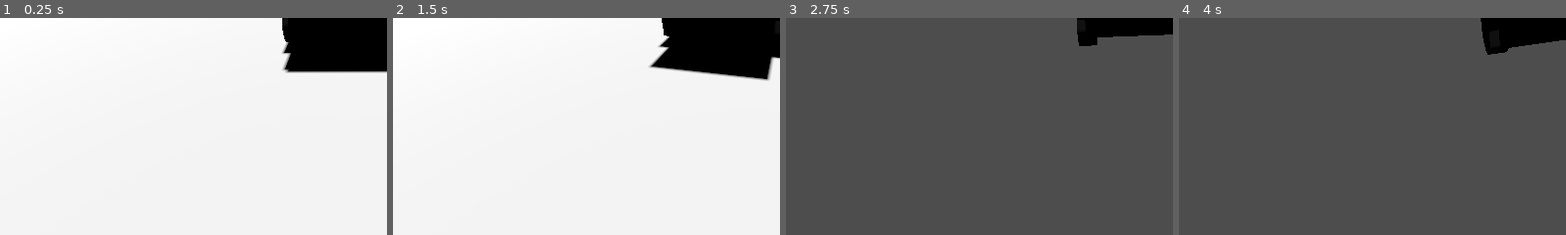
Above: before the commit, frames 1-4 (left to right).
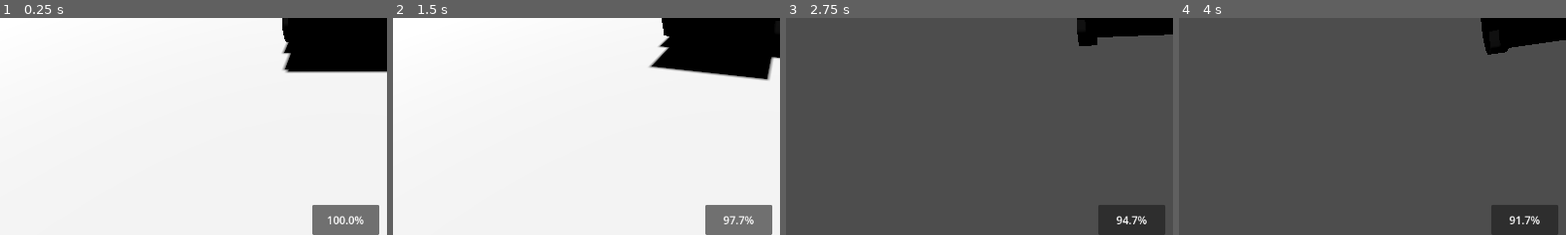
Above: after the commit, the same moments.

Repository: MilanVasko/ludum-dare-54
Game: Godot game, scene res://main.tscn
The game is run twice, just before and just after one commit, with the same random seed, the same clock (stepped at 60 frames per second) and the same inputs.
Inputs (mouse positions are % of the whole screen's width and height, from its top left):
- Up to frame 1 (0.25 s): no input
- Up to frame 2 (1.5 s): tap Enter at 0.5 s; move the mouse to (55, 50) at 0.52 s; hold W (forward) from 0.53 s (still down); move the mouse to (45, 50) at 1.27 s
- Up to frame 3 (2.75 s): keep holding W (forward); move the mouse to (52, 48) at 2.02 s
- Up to frame 4 (4 s): keep holding W (forward); move the mouse to (49, 52) at 2.77 s; tap Space (brake) at 3.5 s; move the mouse to (57, 51) at 3.52 s
The pictures show only the part of the screen within x 5-55%, y 50-100%; the shares and areas given below are measured in that part.

The runs differ from the first frame. In frame 1, 2.3% of the frame differs, in the area x 80-98%, y 86-100%; in frame 2, 2.3%; in frame 3, 2.3%; in frame 4, 2.3%.

Commit message:
Add fuel

Diff:
--- /dev/null
+++ b/fuel_tank/fuel_tank.gd
@@ -0,0 +1,17 @@
+extends Node
+
+const FUEL_PER_ENGINE_FORCE := 0.0001
+var current_fuel := 100.0
+
+func _ready() -> void:
+	set_fuel(current_fuel)
+
+func burn_fuel(engine_force: float) -> float:
+	var amount := absf(engine_force) * FUEL_PER_ENGINE_FORCE
+	var force_to_return := engine_force * minf(current_fuel / amount, 1.0)
+	set_fuel(current_fuel - amount)
+	return force_to_return
+
+func set_fuel(amount: float) -> void:
+	current_fuel = max(amount, 0.0)
+	get_tree().call_group("fuel_subscriber", "_on_fuel_changed", current_fuel)
--- /dev/null
+++ b/fuel_tank/fuel_tank.tscn
@@ -0,0 +1,6 @@
+[gd_scene load_steps=2 format=3 uid="uid://bpx461klduqmk"]
+
+[ext_resource type="Script" path="res://fuel_tank/fuel_tank.gd" id="1_cr7ae"]
+
+[node name="FuelTank" type="Node"]
+script = ExtResource("1_cr7ae")
--- a/hud/hud.tscn
+++ b/hud/hud.tscn
@@ -1,8 +1,9 @@
-[gd_scene load_steps=4 format=3 uid="uid://cd1dcvn41457k"]
+[gd_scene load_steps=5 format=3 uid="uid://cd1dcvn41457k"]
 
 [ext_resource type="PackedScene" uid="uid://baif8kyaxf76q" path="res://hud_time/time.tscn" id="1_q6un6"]
 [ext_resource type="PackedScene" uid="uid://b716w73tibqwd" path="res://hud_score/score.tscn" id="2_yxe5x"]
 [ext_resource type="PackedScene" uid="uid://c8p26nw5wr6hc" path="res://hud_win_panel/win_panel.tscn" id="3_ad68h"]
+[ext_resource type="PackedScene" uid="uid://bstsgisrbdki7" path="res://hud_fuel/fuel.tscn" id="4_lghy1"]
 
 [node name="HUD" type="Control"]
 layout_mode = 3
@@ -34,3 +35,19 @@
 offset_top = 0.0
 offset_right = 0.0
 offset_bottom = 0.0
+
+[node name="BottomPanel" type="Panel" parent="."]
+layout_mode = 1
+anchors_preset = -1
+anchor_left = 0.5
+anchor_top = 1.0
+anchor_right = 0.5
+anchor_bottom = 1.0
+offset_left = -50.0
+offset_top = -45.0
+offset_right = 50.0
+grow_horizontal = 2
+grow_vertical = 2
+
+[node name="Fuel" parent="BottomPanel" instance=ExtResource("4_lghy1")]
+layout_mode = 1
--- /dev/null
+++ b/hud_fuel/fuel.gd
@@ -0,0 +1,12 @@
+extends Label
+
+func _on_fuel_changed(new_fuel: float) -> void:
+	text = format_percent(new_fuel, 1)
+
+func format_percent(value: float, precision: int) -> String:
+	return format_number(value, precision) + "%"
+
+func format_number(value: float, precision: int) -> String:
+	var p := int(pow(10, precision))
+	var expanded := int(abs(value * p))
+	return ("-" if value < 0.0 else "") + str(int(expanded / float(p))) + "." + str(expanded % p)
--- /dev/null
+++ b/hud_fuel/fuel.tscn
@@ -0,0 +1,14 @@
+[gd_scene load_steps=2 format=3 uid="uid://bstsgisrbdki7"]
+
+[ext_resource type="Script" path="res://hud_fuel/fuel.gd" id="1_ssvuf"]
+
+[node name="Fuel" type="Label" groups=["fuel_subscriber"]]
+anchors_preset = 15
+anchor_right = 1.0
+anchor_bottom = 1.0
+grow_horizontal = 2
+grow_vertical = 2
+text = "100%"
+horizontal_alignment = 1
+vertical_alignment = 1
+script = ExtResource("1_ssvuf")
--- a/player_car/player_car.gd
+++ b/player_car/player_car.gd
@@ -1,6 +1,7 @@
 extends VehicleBody3D
 
 @onready var score_keeper = $ScoreKeeper
+@onready var fuel_tank = $FuelTank
 
 const MAX_ENGINE_FORCE := 400.0
 const MAX_BRAKE_FORCE := 5.0
@@ -19,6 +20,8 @@
 	var steer_amount := Input.get_action_strength("turn_left") - Input.get_action_strength("turn_right")
 
 	engine_force = throttle_amount * MAX_ENGINE_FORCE
+	if !is_braking_via_throttle():
+		engine_force = fuel_tank.burn_fuel(engine_force)
 	brake = brake_amount * MAX_BRAKE_FORCE
 
 	var steer_target := steer_amount * MAX_STEER_ANGLE
@@ -29,5 +32,8 @@
 		steer_angle = min(steer_angle + steer_delta, steer_target)
 	steering = steer_angle
 
+func is_braking_via_throttle() -> bool:
+	return linear_velocity.normalized().dot(transform.basis.z.normalized()) > 0.5 && engine_force < 0.0
+
 func add_score(new_score: int) -> void:
 	score_keeper.add_score(new_score)
--- a/player_car/player_car.tscn
+++ b/player_car/player_car.tscn
@@ -1,10 +1,11 @@
-[gd_scene load_steps=7 format=3 uid="uid://kf16ugkwc4lc"]
+[gd_scene load_steps=8 format=3 uid="uid://kf16ugkwc4lc"]
 
 [ext_resource type="Script" path="res://player_car/player_car.gd" id="1_la0by"]
 [ext_resource type="PackedScene" uid="uid://dfgt0s85fcnto" path="res://player_car/player_car.glb" id="1_pw2fn"]
 [ext_resource type="PackedScene" uid="uid://da1atcj5fwvi3" path="res://player_car/wheel/wheel.tscn" id="3_fn13r"]
 [ext_resource type="PackedScene" uid="uid://by2c8n5h1mrn2" path="res://player_camera/player_camera.tscn" id="4_7qoj3"]
 [ext_resource type="PackedScene" uid="uid://dtmrsro6h4dyr" path="res://score_keeper/score_keeper.tscn" id="5_afi3m"]
+[ext_resource type="PackedScene" uid="uid://bpx461klduqmk" path="res://fuel_tank/fuel_tank.tscn" id="6_625kb"]
 
 [sub_resource type="BoxShape3D" id="BoxShape3D_2mcdp"]
 size = Vector3(2, 1.3, 4)
@@ -39,3 +40,5 @@
 [node name="Camera" parent="." instance=ExtResource("4_7qoj3")]
 
 [node name="ScoreKeeper" parent="." instance=ExtResource("5_afi3m")]
+
+[node name="FuelTank" parent="." instance=ExtResource("6_625kb")]
